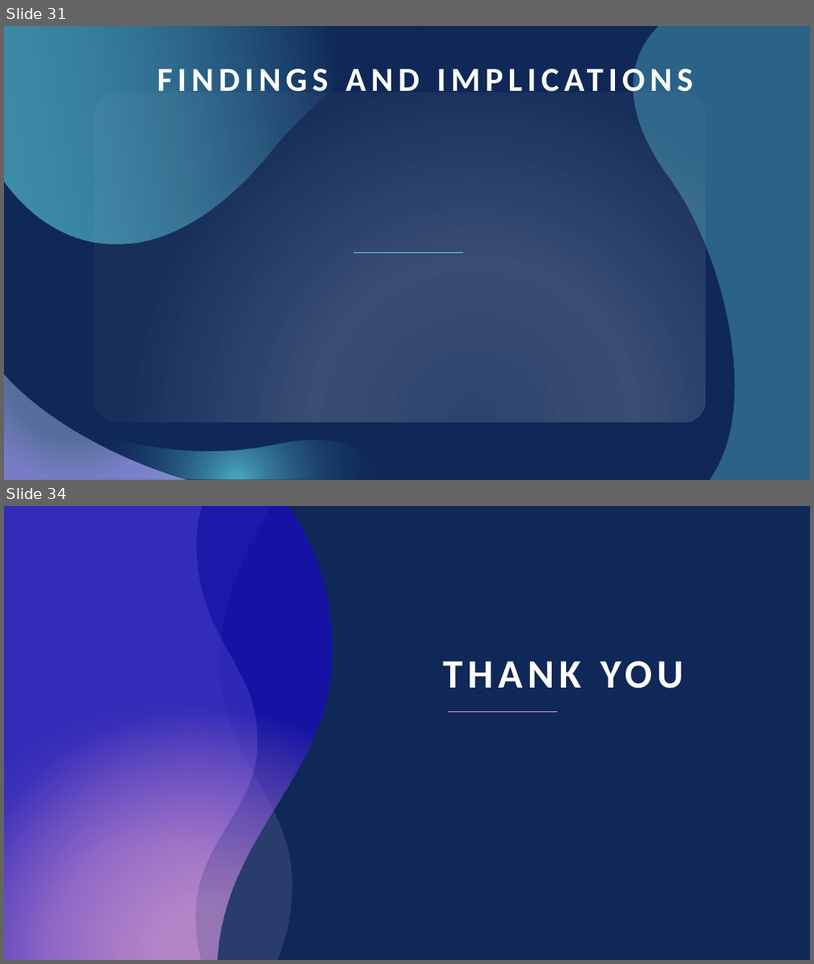
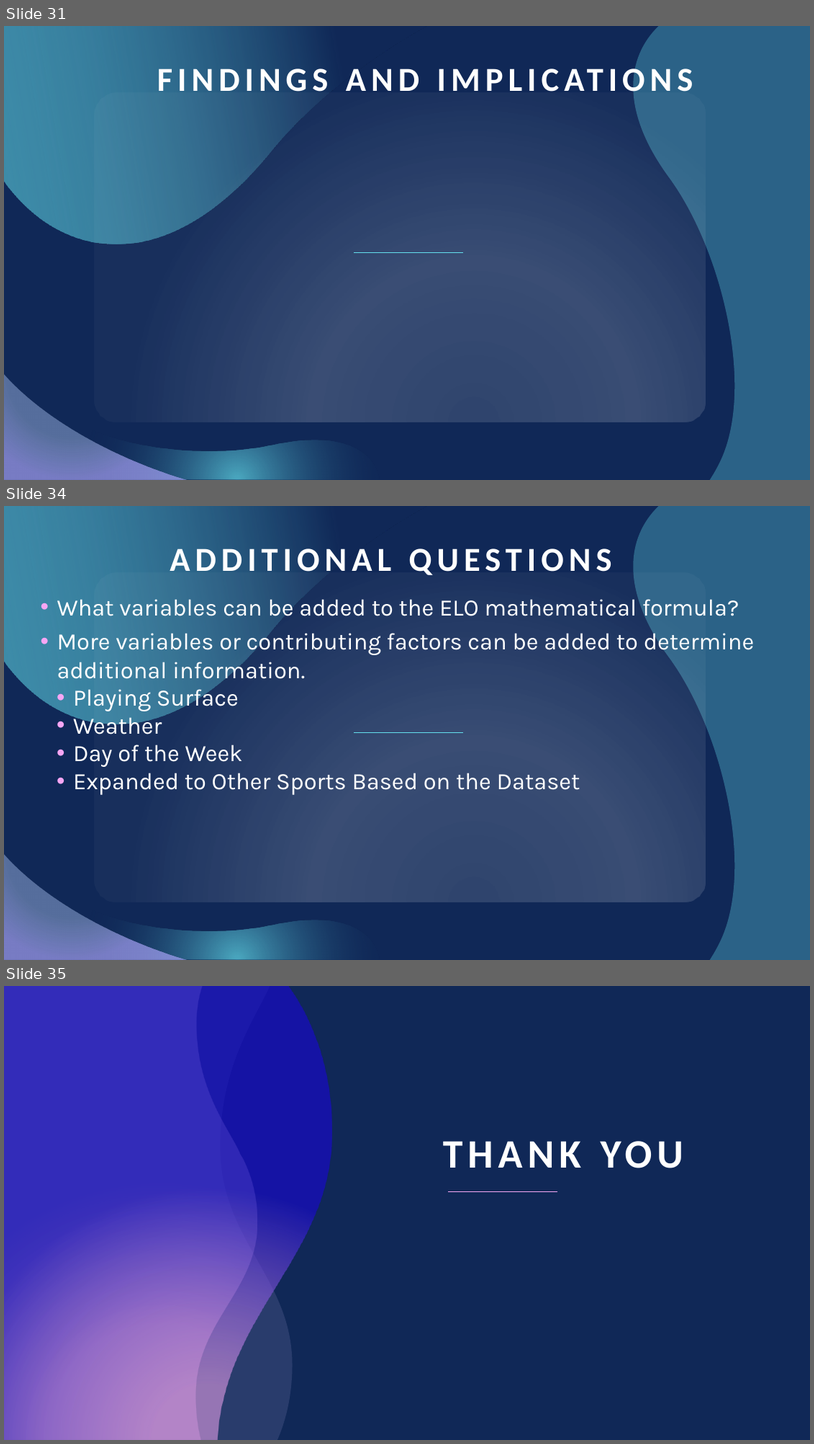
Before and after one commit to itsakcode/healthcare_project, a slide deck: Project_2_Presentation.pptx. Shown one above the other, each under a label of ours: slides 31 and 34 before the commit, slides 31, 34 and 35 after it; the slides between them are not shown. The pictures are 814x964 and 814x1444 pixels, drawn with LibreOffice and Linux fonts; fonts in the diff are those of the drawing. Boxes give left, top, right and bottom in pixels: in the first picture for what was removed or moved away, otherwise in the second. Text is boxed around its words. In the diff, an @@ line names an element or a change of style, - is before the commit and + after.

```diff
--- a/Project_2_Presentation.pptx
+++ b/Project_2_Presentation.pptx
@@ slide 34 added at box(4, 506, 810, 960), background #102857; not listed: 6 template elements that a slide beside it also shows @@
@@ title added at box(170, 543, 612, 576), 40 pt, text #FFFFFF, bold @@
+ADDITIONAL QUESTIONS
@@ text added at box(57, 599, 755, 795), 28 pt, text #FFFFFF @@
+• What variables can be added to the ELO mathematical formula?
+• More variables or contributing factors can be added to determine additional information.
+  • Playing Surface
+  • Weather
+  • Day of the Week
+  • Expanded to Other Sports Based on the Dataset
@@ what was slide 34 is now slide 35 @@
```
Also in this commit, not shown: 11 slides changed, 1 other slide added, 1 slide removed.
